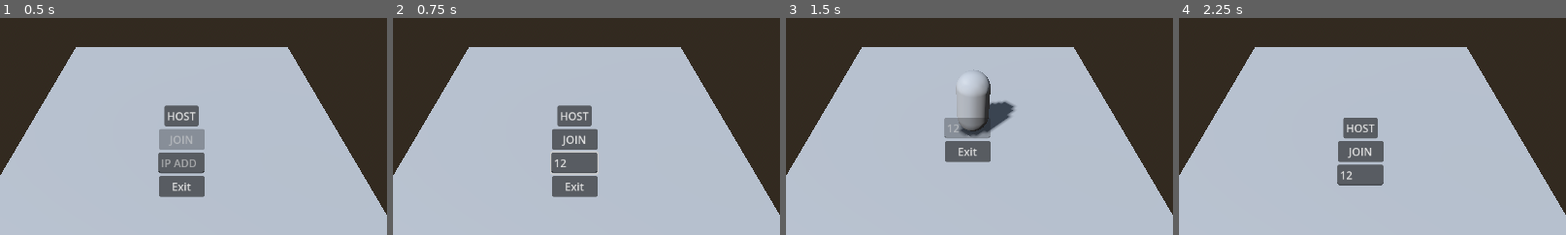
Above: before the commit, frames 1-4 (left to right).
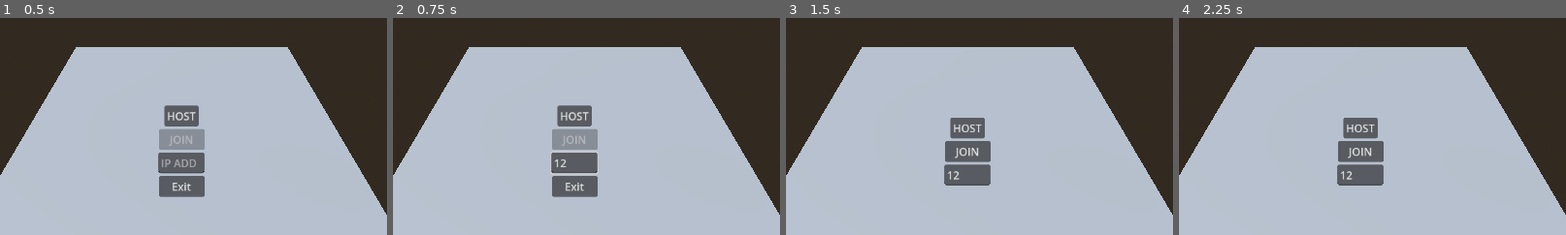
Above: after the commit, the same moments.

Repository: LeonStansfield/Basic-Godot-Multiplayer-Framework
Game: Godot game, scene res://Scenes/main.tscn
Two runs of this game, one before a commit and one after it. Both use one fixed random seed, a clock stepped at 60 frames per second and the inputs below.
Inputs (mouse positions are % of the whole screen's width and height, from its top left):
- Up to frame 1 (0.5 s): no input
- Up to frame 2 (0.75 s): click (50, 53) at 0.52 s; type "12" at 0.6 s
- Up to frame 3 (1.5 s): click "HOST" at 1.25 s
- Up to frame 4 (2.25 s): click (50, 50) at 2 s, where only the run after the commit has a clickable "JOIN"
The pictures show only the part of the screen within x 27-76%, y 19-69%; the shares and areas given below are measured in that part.

Frame 1 is identical in both runs. In frame 2, 1.0% of the frame differs, in the area x 41-53%, y 51-61%; in frame 3, 3.7%, in the area x 40-60%, y 23-78%; in frame 4, nothing differs.

Commit message:
Cleaned code, made strongly typed.

Diff:
--- a/scripts/main.gd
+++ b/scripts/main.gd
@@ -1,52 +1,50 @@
 extends Node
 
-@onready var ip_input = $Control/IPAddress
-@onready var host_button = $Control/Host
-@onready var join_button = $Control/Join
-@onready var exit_button = $Control/Exit
-@onready var start_area = $SpawnPoint
+@onready var ip_input: LineEdit = $Control/IPAddress
+@onready var host_button: Button = $Control/Host
+@onready var join_button: Button = $Control/Join
+@onready var exit_button: Button = $Control/Exit
+@onready var start_area: Node3D = $SpawnPoint
 
-const PORT := 12345
-const MAX_PLAYERS := 4
-var player_scene := preload("res://Prefabs/player.tscn")
+const PORT: int = 12345
+const MAX_PLAYERS: int = 4
+var player_scene: PackedScene = preload("res://Prefabs/player.tscn")
 
-# Keep track of spawned players (peer_id -> node)
 var players: Dictionary = {}
 
-func _ready():
+func _ready() -> void:
 	host_button.pressed.connect(host_game)
 	join_button.pressed.connect(join_game)
 	exit_button.pressed.connect(exit_game)
 
-	ip_input.text_changed.connect(_on_ip_text_changed)
+	ip_input.text_changed.connect(update_join_button_state)
 	update_join_button_state()
 
 	multiplayer.connected_to_server.connect(_on_connected_to_server)
 	multiplayer.connection_failed.connect(_on_connection_failed)
 	multiplayer.server_disconnected.connect(_on_server_disconnected)
+	multiplayer.peer_connected.connect(_on_peer_connected)
+	multiplayer.peer_disconnected.connect(_on_peer_disconnected)
 
-	multiplayer.peer_connected.connect(_on_peer_connected)       # Fires on server
-	multiplayer.peer_disconnected.connect(_on_peer_disconnected) # Fires on server
+func update_join_button_state() -> void:
+	join_button.disabled = ip_input.text.strip_edges().is_empty()
 
-func _on_ip_text_changed(new_text: String) -> void:
-	update_join_button_state()
-
-func update_join_button_state():
-	join_button.disabled = ip_input.text.strip_edges() == ""
-
-func host_game():
+func host_game() -> void:
 	reset_game_state()
 	_show_game_ui(true)
 
-	var peer := ENetMultiplayerPeer.new()
-	peer.create_server(PORT, MAX_PLAYERS)
+	var peer: ENetMultiplayerPeer = ENetMultiplayerPeer.new()
+	var error: Error = peer.create_server(PORT, MAX_PLAYERS)
+	if error != OK:
+		printerr("Failed to create server peer: ", error)
+		_show_game_ui(false)
+		return
+
 	multiplayer.multiplayer_peer = peer
 	print("Hosting on port %d" % PORT)
-
-	# Host spawns itself locally
 	spawn_local(multiplayer.get_unique_id())
 
-func join_game():
+func join_game() -> void:
 	if join_button.disabled:
 		return
 
@@ -54,92 +52,96 @@
 	_show_game_ui(true)
 
 	var ip: String = ip_input.text.strip_edges()
-	var peer := ENetMultiplayerPeer.new()
-	var err := peer.create_client(ip, PORT)
-	if err != OK:
-		print("Failed to create client peer")
+	var peer: ENetMultiplayerPeer = ENetMultiplayerPeer.new()
+	var error: Error = peer.create_client(ip, PORT)
+	if error != OK:
+		printerr("Failed to create client peer: ", error)
 		_show_game_ui(false)
 		return
+
 	multiplayer.multiplayer_peer = peer
 	print("Connecting to %s..." % ip)
 
-func exit_game():
-	# Reset all multiplayer state; this automatically closes connections
+func exit_game() -> void:
 	reset_game_state()
 	_show_game_ui(false)
 
-func _on_connected_to_server():
+func _on_connected_to_server() -> void:
 	print("Connected to server")
-	# Wait for server to spawn us; don't spawn early
 
-func _on_connection_failed():
+func _on_connection_failed() -> void:
 	print("Connection failed")
 	reset_game_state()
 	_show_game_ui(false)
 
-func _on_server_disconnected():
+func _on_server_disconnected() -> void:
 	print("Disconnected from server")
 	reset_game_state()
 	_show_game_ui(false)
 
-func _show_game_ui(in_game: bool):
-	# Hide Host/Join when in game, show Exit button
+func _show_game_ui(in_game: bool) -> void:
 	host_button.visible = not in_game
 	join_button.visible = not in_game
 	ip_input.editable = not in_game
 	exit_button.visible = in_game
 
-func _on_peer_connected(id: int):
-	if !multiplayer.is_server():
+func _on_peer_connected(id: int) -> void:
+	if not multiplayer.is_server():
 		return
 	print("Peer connected: %d" % id)
 	spawn_local(id)
+
 	spawn_remote.rpc_id(id, id)
 	for existing_id in players.keys():
 		if existing_id != id:
 			spawn_remote.rpc_id(id, existing_id)
+
 	for peer_id in multiplayer.get_peers():
 		if peer_id != id:
 			spawn_remote.rpc_id(peer_id, id)
 
-func _on_peer_disconnected(id: int):
-	if !multiplayer.is_server():
+func _on_peer_disconnected(id: int) -> void:
+	if not multiplayer.is_server():
 		return
 	print("Peer disconnected: %d" % id)
-	for peer_id in multiplayer.get_peers():
-		despawn_remote.rpc_id(peer_id, id)
 	despawn_local(id)
+	despawn_remote.rpc_id(id, id)
 
-func spawn_local(peer_id: int):
+func spawn_local(peer_id: int) -> void:
 	if players.has(peer_id):
 		despawn_local(peer_id)
+
 	var p: CharacterBody3D = player_scene.instantiate() as CharacterBody3D
-	p.name = "Player_%s" % str(peer_id)
+	p.name = "Player_%d" % peer_id
 	add_child(p)
 	p.set_multiplayer_authority(peer_id)
+
 	if is_instance_valid(start_area):
-		p.global_position = start_area.global_position + Vector3(randf() * 5.0, 0.0, randf() * 5.0)
+		var pos: Vector3 = start_area.global_position
+		p.global_position = pos + Vector3(randf_range(-5.0, 5.0), 0.0, randf_range(-5.0, 5.0))
+
 	if p.has_method("set_network_ready"):
 		p.call("set_network_ready", true)
+
 	players[peer_id] = p
 	print("Spawned local player node for peer %d" % peer_id)
 
-@rpc("authority")
-func spawn_remote(peer_id: int):
+@rpc("authority", "reliable")
+func spawn_remote(peer_id: int) -> void:
 	spawn_local(peer_id)
 
-@rpc("authority")
-func despawn_remote(peer_id: int):
+@rpc("authority", "reliable")
+func despawn_remote(peer_id: int) -> void:
 	despawn_local(peer_id)
 
-func despawn_local(peer_id: int):
+func despawn_local(peer_id: int) -> void:
 	if players.has(peer_id):
 		var n: Node = players[peer_id]
 		if is_instance_valid(n):
 			n.queue_free()
 		players.erase(peer_id)
 
-func reset_game_state():
+func reset_game_state() -> void:
 	for id in players.keys():
 		var n: Node = players[id]
 		if is_instance_valid(n):
--- a/scripts/player.gd
+++ b/scripts/player.gd
@@ -1,28 +1,33 @@
 extends CharacterBody3D
 
 @export var speed: float = 5.0
-var net_ready := false
+var net_ready: bool = false
 
 func set_network_ready(v: bool) -> void:
 	net_ready = v
 
 func _physics_process(delta: float) -> void:
 	if is_multiplayer_authority() and net_ready:
-		var dir := Vector3.ZERO
-		if Input.is_action_pressed("move_forward"): dir.z -= 1.0
-		if Input.is_action_pressed("move_back"):    dir.z += 1.0
-		if Input.is_action_pressed("move_left"):    dir.x -= 1.0
-		if Input.is_action_pressed("move_right"):   dir.x += 1.0
-		dir = dir.normalized()
+		var direction: Vector3 = Vector3.ZERO
 
-		velocity.x = dir.x * speed
-		velocity.z = dir.z * speed
+		if Input.is_action_pressed("move_forward"):
+			direction.z -= 1.0
+		if Input.is_action_pressed("move_back"):
+			direction.z += 1.0
+		if Input.is_action_pressed("move_left"):
+			direction.x -= 1.0
+		if Input.is_action_pressed("move_right"):
+			direction.x += 1.0
+
+		velocity.x = direction.normalized().x * speed
+		velocity.z = direction.normalized().z * speed
 		move_and_slide()
 
-		# Broadcast our transform to everyone (unreliable is fine for movement)
+		# Send the local player's transform to all other peers.
 		update_position.rpc(global_transform)
 
 @rpc("any_peer", "unreliable")
 func update_position(new_transform: Transform3D) -> void:
-	if !is_multiplayer_authority():
+	# Only update the position if the player is not the authority for this node.
+	if not is_multiplayer_authority():
 		global_transform = new_transform
